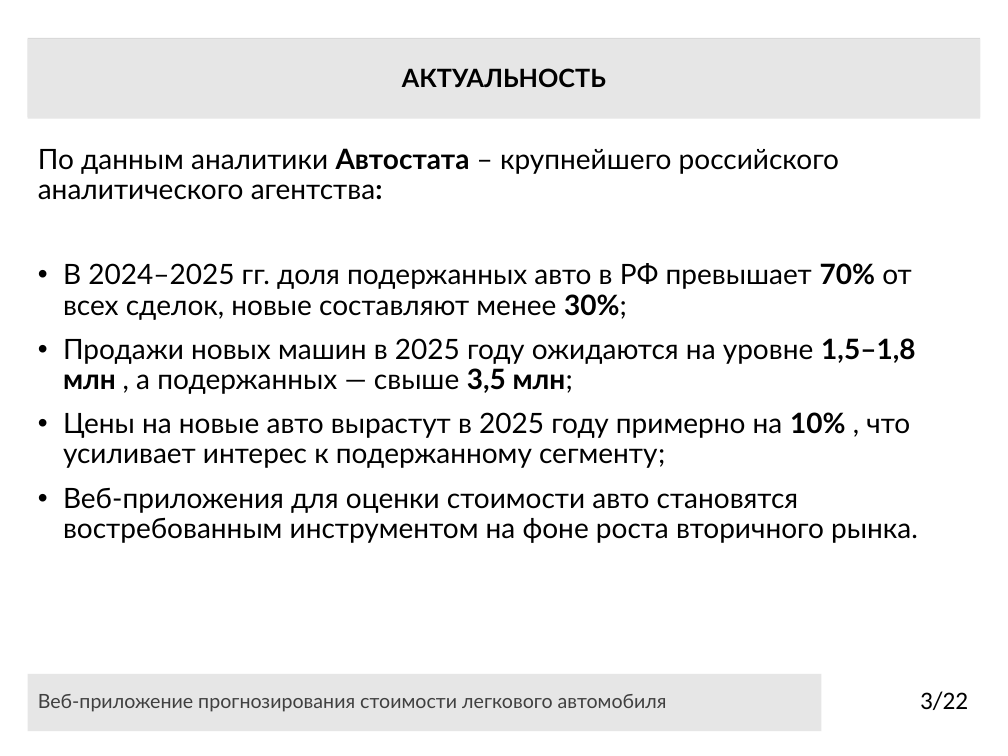
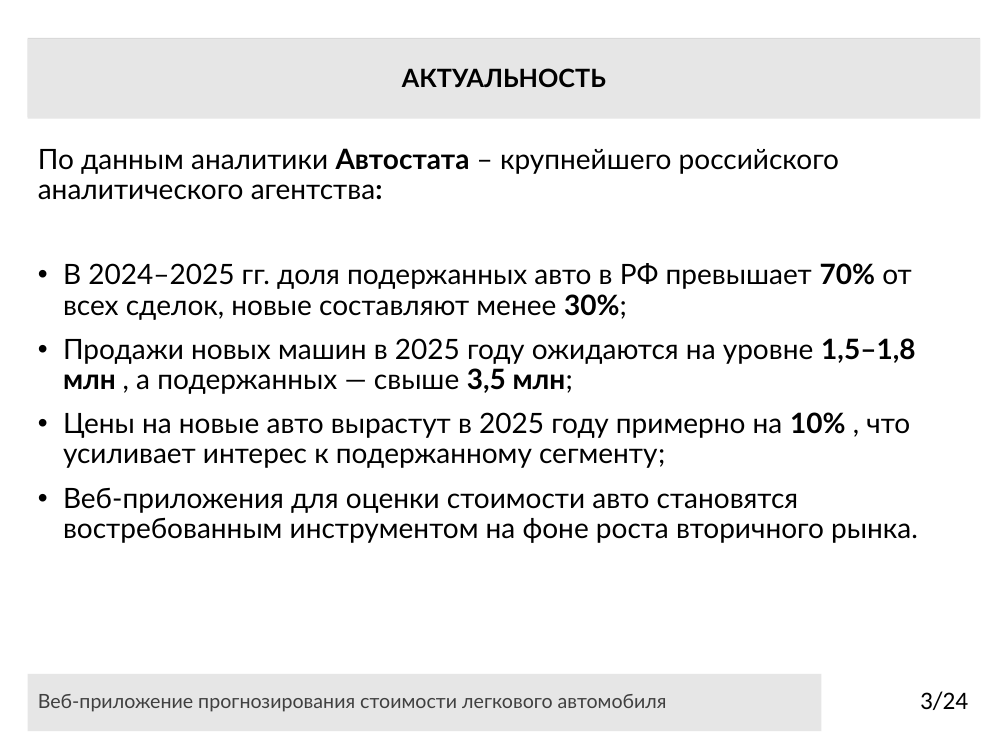
Before and after one commit to CallBan/ssau, a slide deck: slide 3 of 4 курс/2 семестр/ВКР/Презентация_Колбанов_6401.pptx. Drawn at 1008x756 pixels with LibreOffice and Linux fonts; fonts in the diff are those of the drawing. Boxes give left, top, right and bottom in pixels: in the first picture for what was removed or moved away, otherwise in the second. Text is boxed around its words. In the diff, an @@ line names an element or a change of style, - is before the commit and + after.

```diff
--- a/4 курс/2 семестр/ВКР/Презентация_Колбанов_6401.pptx
+++ b/4 курс/2 семестр/ВКР/Презентация_Колбанов_6401.pptx
@@ text at (x1=920, y1=691, x2=968, y2=710): text changed @@
-3/22
+3/24
```
Also in this commit, not shown: 3 other slides changed, 2 slides added, 13 other files.
